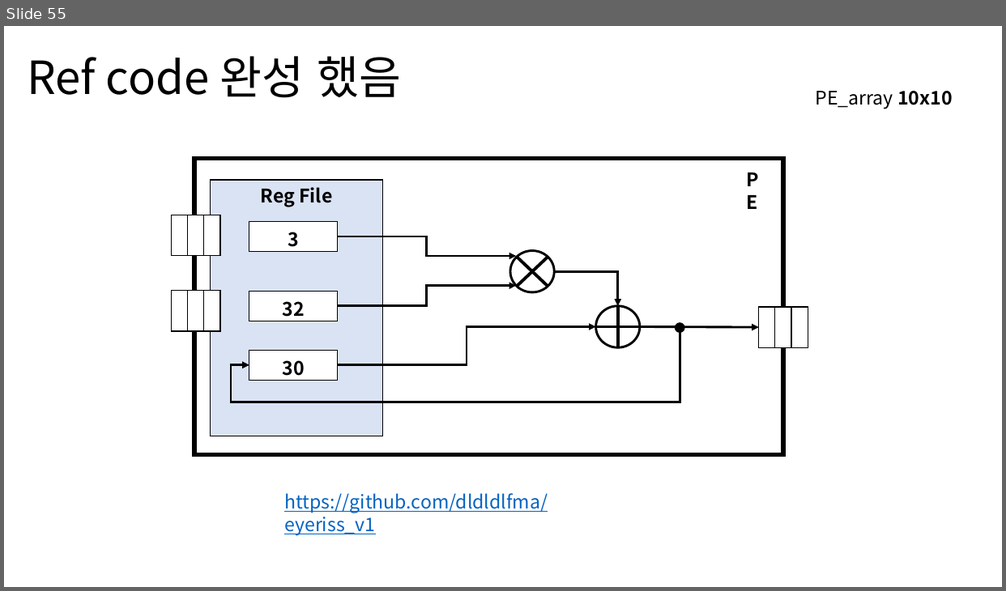
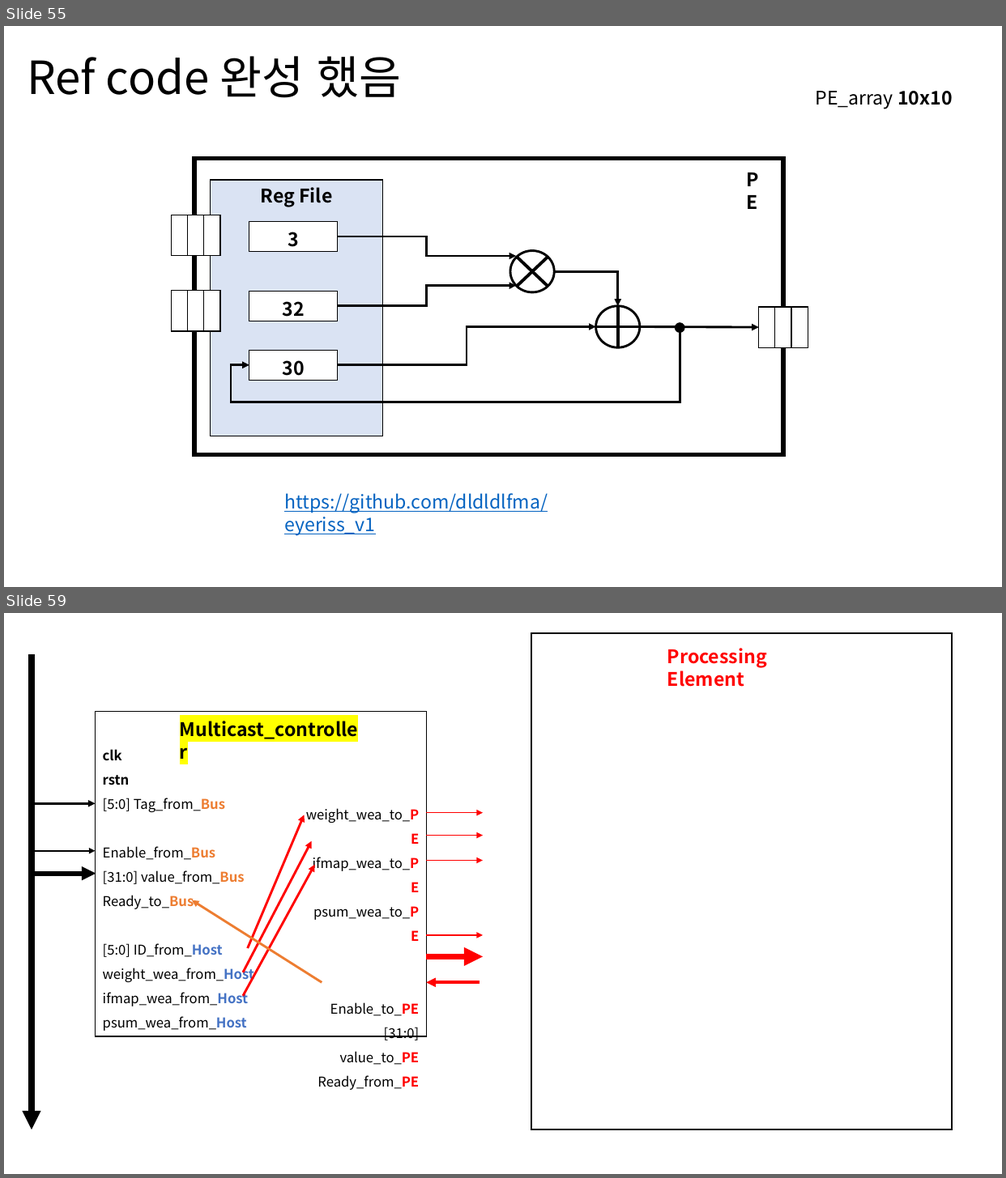
Before and after one commit to dldldlfma/ETRI-SW-SoC-base, a slide deck: eyeriss.pptx. Shown one above the other, each under a label of ours: slide 55 before the commit, slides 55 and 59 after it; the slides between them are not shown. The pictures are 1006x591 and 1006x1178 pixels, drawn with LibreOffice and Linux fonts; fonts in the diff are those of the drawing. Boxes give left, top, right and bottom in pixels: in the first picture for what was removed or moved away, otherwise in the second. Text is boxed around its words. In the diff, an @@ line names an element or a change of style, - is before the commit and + after.

Commit message:
add pe&multicast_ctrl base code
eyeriss v1의 Multicast Controller와 Processing Unit을 작성했습니다.
타이밍 문제가 있어서 수정이 필요합니다.

```diff
--- a/eyeriss.pptx
+++ b/eyeriss.pptx
@@ slide 59 added at [4,613,1002,1174], background #FFFFFF @@
@@ rectangle added at [532,633,952,1130], outline #000000 1.5 pt @@
@@ arrow added from (32, 654) to (32, 1131), #000000 6 pt @@
@@ text added at [667,648,767,687], 18 pt, text #FF0000, bold @@
+Processing Element
@@ arrow added from (32, 804) to (96, 804), #000000 2.25 pt @@
@@ arrow added from (247, 948) to (305, 815), #FF0000 2.25 pt @@
@@ group added at [96,711,426,1090]: 3 texts, 1 rectangle @@
+clk
+rstn
+[5:0] Tag_from_Bus
+Enable_from_Bus
+[31:0] value_from_Bus
+Ready_to_Bus
+[5:0] ID_from_Host
+weight_wea_from_Host
+ifmap_wea_from_Host
+psum_wea_from_Host
+Multicast_controller
+weight_wea_to_PE
+ifmap_wea_to_PE
+psum_wea_to_PE
+Enable_to_PE
+[31:0] value_to_PE
+Ready_from_PE
@@ arrow added from (426, 813) to (484, 813), #FF0000 1 pt @@
@@ arrow added from (32, 851) to (96, 851), #000000 1.5 pt @@
@@ arrow added from (243, 973) to (312, 841), #FF0000 2.25 pt @@
@@ arrow added from (426, 835) to (484, 835), #FF0000 1 pt @@
@@ arrow added from (32, 874) to (96, 874), #000000 4.5 pt @@
@@ arrow added from (243, 996) to (315, 865), #FF0000 2.25 pt @@
@@ arrow added from (426, 861) to (484, 861), #FF0000 1 pt @@
@@ arrow added from (322, 983) to (192, 901), #ED7D31 2.25 pt @@
@@ arrow added from (426, 935) to (484, 935), #FF0000 1 pt @@
@@ arrow added from (426, 956) to (484, 956), #FF0000 6 pt @@
@@ arrow added from (479, 983) to (426, 983), #FF0000 3 pt @@
```
Also in this commit, not shown: 4 other slides added, 5 other files.
